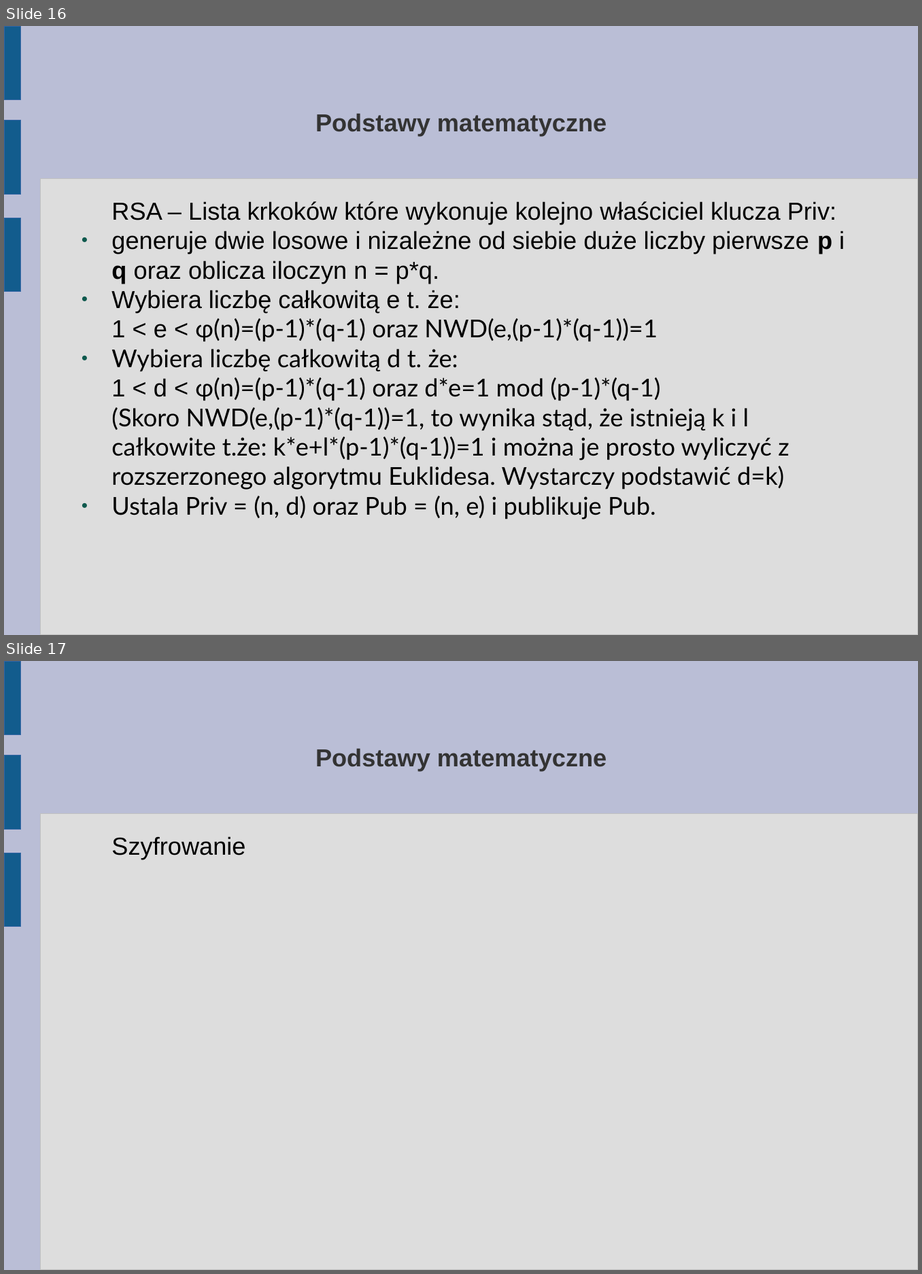
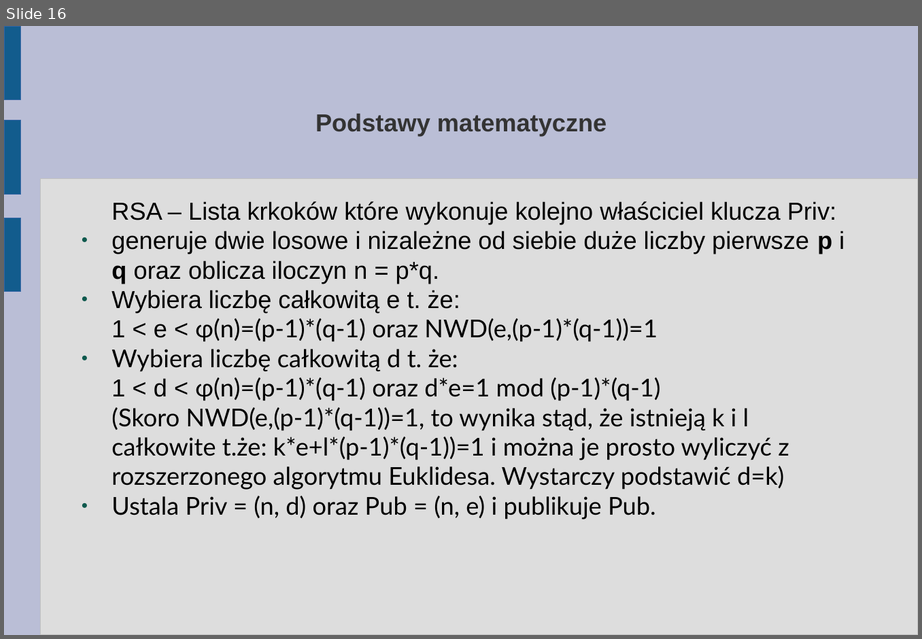
Before and after one commit to abhay123lp/internetvotingsystem, a slide deck: Tutorial/3. Troche matematyki (dla zainteresowanych).odp. Shown one above the other, each under a label of ours: slides 16 and 17 before the commit, slide 16 after it. The pictures are 922x1274 and 922x639 pixels, drawn with LibreOffice and Linux fonts; fonts in the diff are those of the drawing. Boxes give left, top, right and bottom in pixels: in the first picture for what was removed or moved away, otherwise in the second. Text is boxed around its words. In the diff, an @@ line names an element or a change of style, - is before the commit and + after.

```diff
--- a/Tutorial/3. Troche matematyki (dla zainteresowanych).odp
+++ b/Tutorial/3. Troche matematyki (dla zainteresowanych).odp
@@ slide 17 removed at [4,661,918,1270], background #BABED6; not listed: 4 template elements that a slide beside it also shows @@
@@ title removed at [315,749,606,770] @@
-Podstawy matematyczne
@@ text removed at [111,836,245,860] @@
-Szyfrowanie
```
Also in this commit, not shown: 3 slides added, 1 other slide removed.
